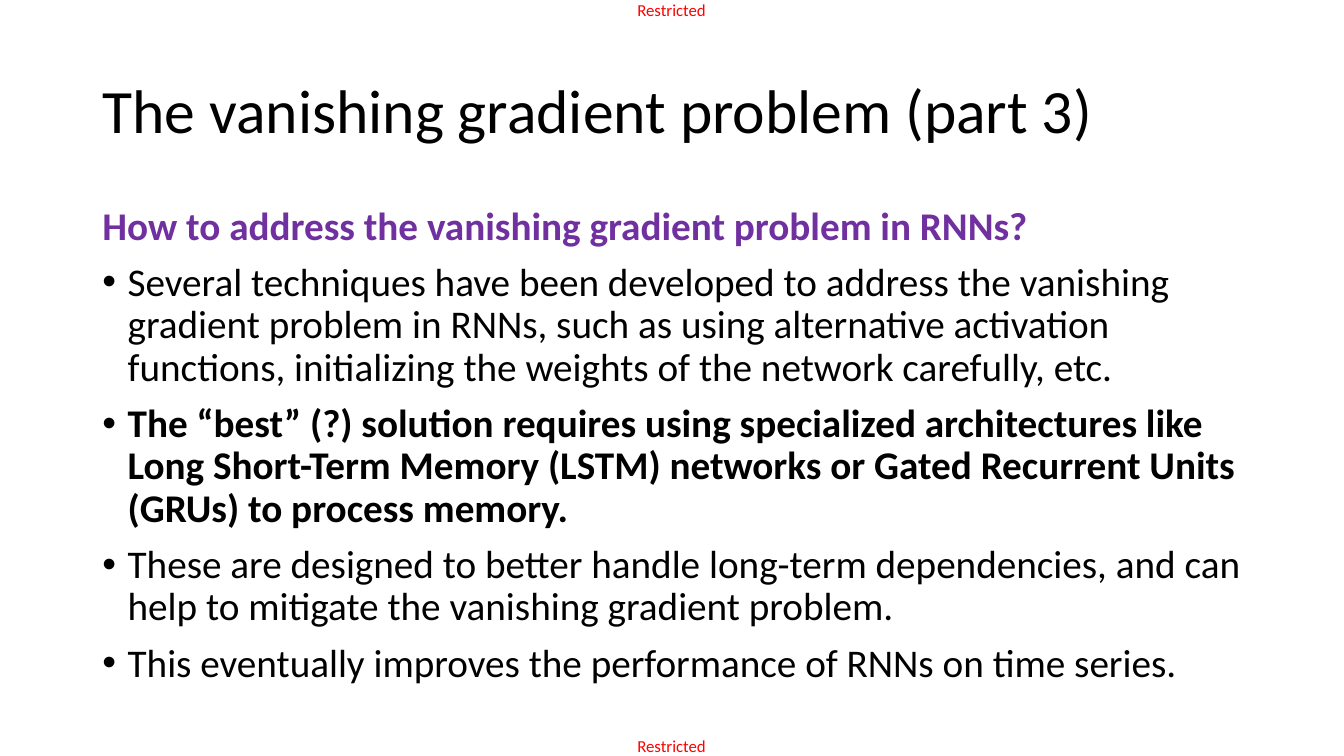
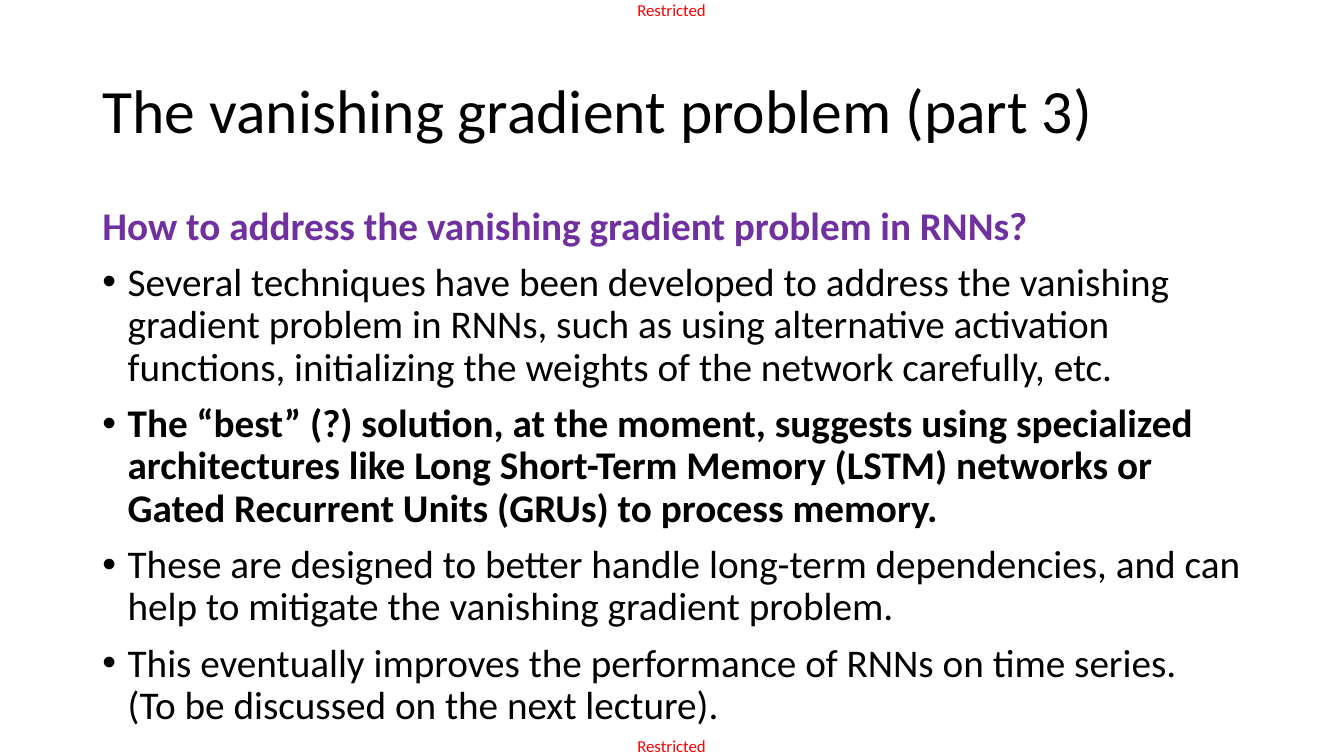
Before and after one commit to matthieudemari/SUTD_DL_50_039, a slide deck: slide 52 of W6/1. W6S1 final/W6S1.pptx (slide 54 before the commit). Drawn at 1344x756 pixels with LibreOffice and Linux fonts; fonts in the diff are those of the drawing. Boxes give left, top, right and bottom in pixels: in the first picture for what was removed or moved away, otherwise in the second. Text is boxed around its words. In the diff, an @@ line names an element or a change of style, - is before the commit and + after.

```diff
--- a/W6/1. W6S1 final/W6S1.pptx
+++ b/W6/1. W6S1 final/W6S1.pptx
@@ text at (x1=128, y1=408, x2=1192, y2=528): text changed @@
-• The “best” (?) solution requires using specialized architectures like Long Short-Term Memory (LSTM) networks or Gated Recurrent Units (GRUs) to process memory.
+• The “best” (?) solution, at the moment, suggests using specialized architectures like Long Short-Term Memory (LSTM) networks or Gated Recurrent Units (GRUs) to process memory.
@@ text at (x1=128, y1=649, x2=1176, y2=725): text changed @@
-• This eventually improves the performance of RNNs on time series.
+• This eventually improves the performance of RNNs on time series.
+  (To be discussed on the next lecture).
```
Also in this commit, not shown: 2 slides added, 4 slides removed, 11 other files.
